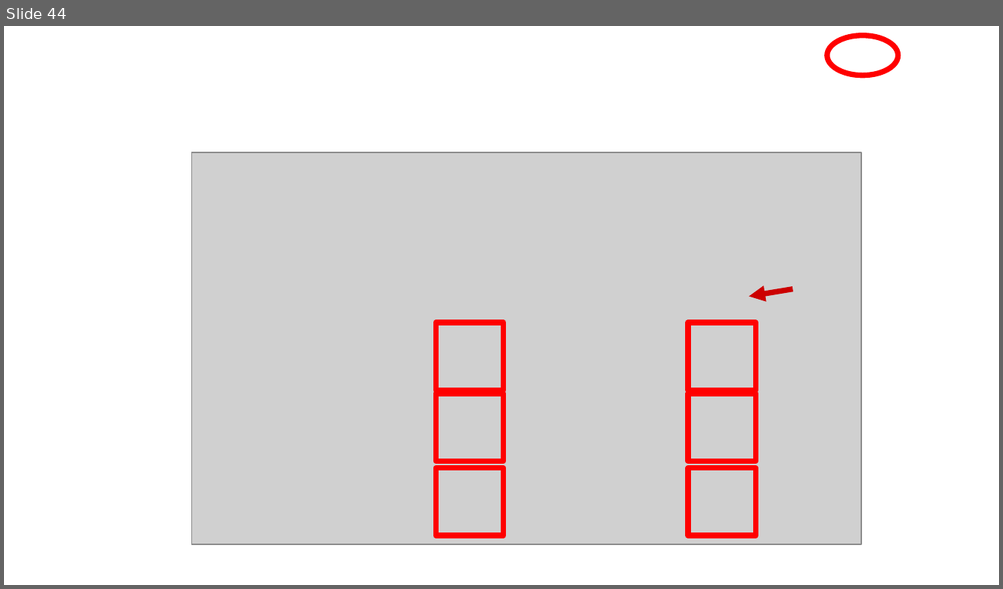
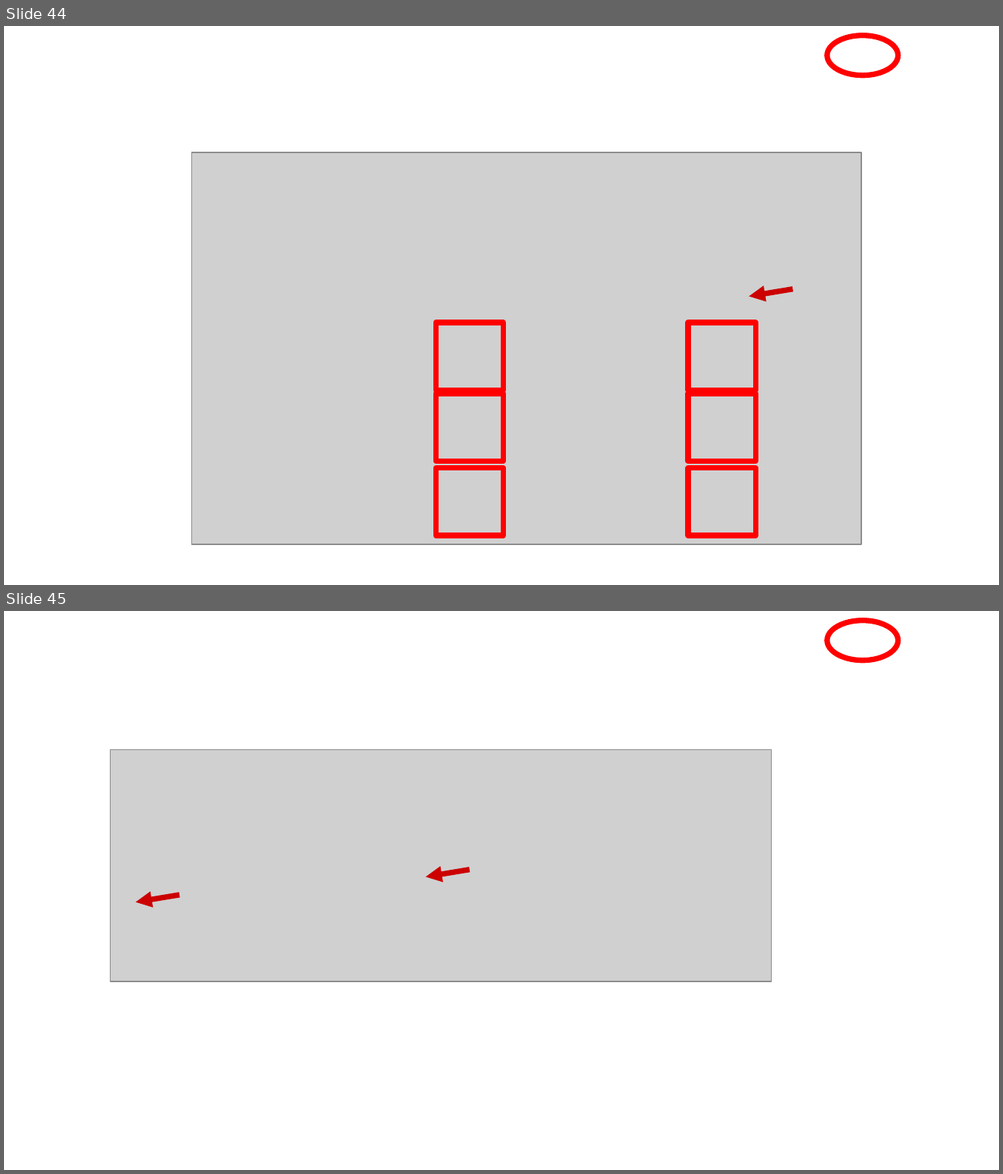
Before and after one commit to mbcladwell/ln7, a slide deck: ppt/lnwbootstrap.odp. Shown one above the other, each under a label of ours: slide 44 before the commit, slides 44 and 45 after it. The pictures are 1003x589 and 1003x1174 pixels, drawn with LibreOffice and Linux fonts; fonts in the diff are those of the drawing; grey boxes stand for pictures. Boxes give left, top, right and bottom in pixels: in the first picture for what was removed or moved away, otherwise in the second. Text is boxed around its words. In the diff, an @@ line names an element or a change of style, - is before the commit and + after.

```diff
--- a/ppt/lnwbootstrap.odp
+++ b/ppt/lnwbootstrap.odp
@@ slide 45 added at (4,611,999,1170), background #FFFFFF @@
@@ ellipse added at (827,620,899,660), outline #FF0000 4.31 pt @@
@@ picture added at (111,750,771,982) @@
@@ arrow added from (469, 870) to (426, 877), #CC0000 4.31 pt @@
@@ arrow added from (179, 895) to (136, 903), #CC0000 4.31 pt @@
```
Also in this commit, not shown: 4 slides changed, 8 other slides added, 1 slide removed, 8 other files.
